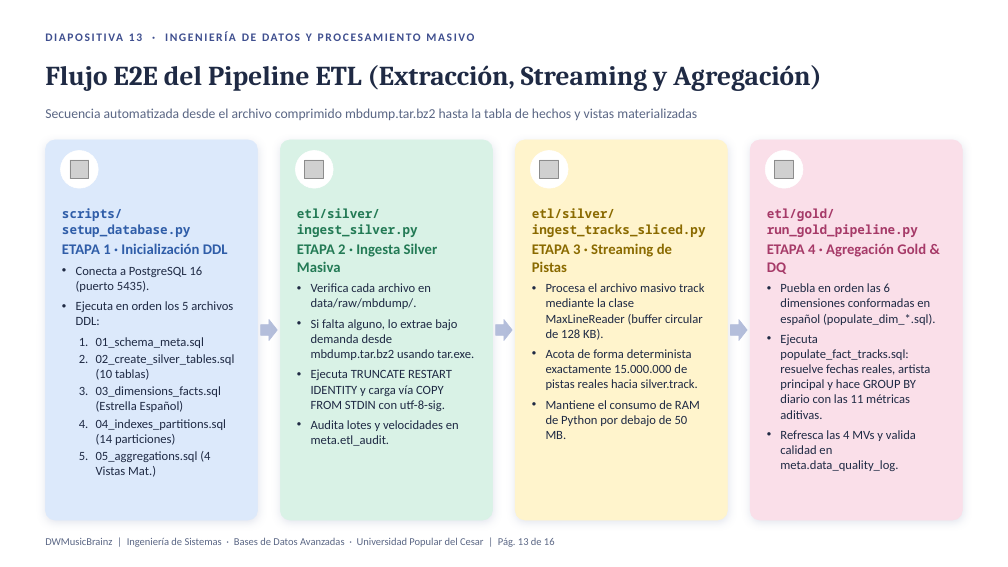
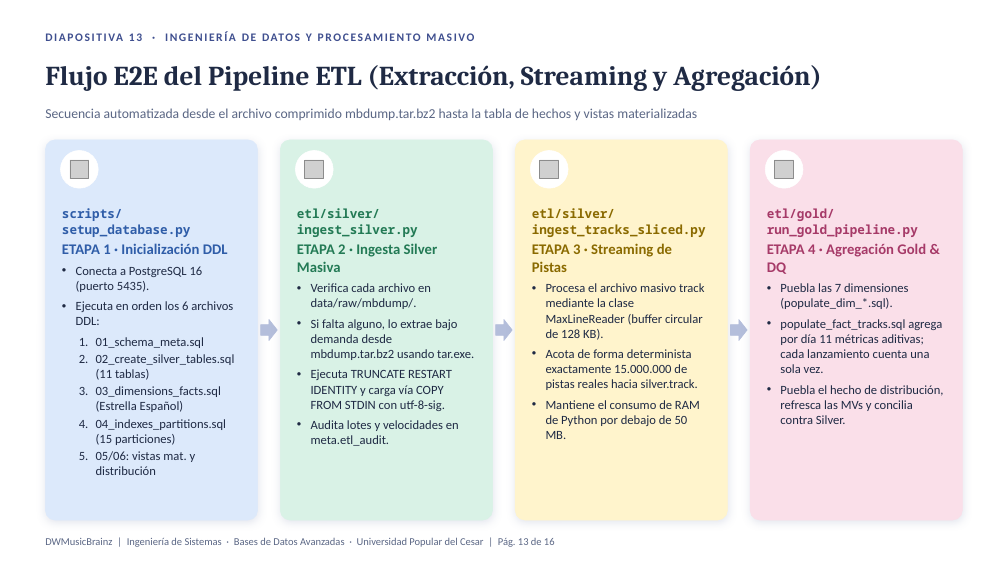
Before and after one commit to srusso1/DWH-MusicBrainz, a slide deck: slide 13 of docs/DWMusicBrainz_Sustentacion_v2.pptx. Drawn at 1008x567 pixels with LibreOffice and Linux fonts; fonts in the diff are those of the drawing; grey boxes stand for pictures; background and template pictures are left out. Boxes give left, top, right and bottom in pixels: in the first picture for what was removed or moved away, otherwise in the second. Text is boxed around its words. In the diff, an @@ line names an element or a change of style, - is before the commit and + after.

Commit message:
docs: actualizar documentos de sustentacion con cifras y hallazgos corregidos
- Volumetria real de silver y gold (98,6 M filas, 16 GB, hecho de 2.967.681 filas)
- 15 particiones, catalogo silver.language y nombres oficiales de idioma
- Regla de fecha sin imputar con el anio del artista y conteos aditivos
- Conclusion de RF05 basada en los coeficientes de Pearson reales
- Declarar python-pptx en requirements

```diff
--- a/docs/DWMusicBrainz_Sustentacion_v2.pptx
+++ b/docs/DWMusicBrainz_Sustentacion_v2.pptx
@@ text at <box>780,283,944,424</box>: text changed @@
-• Puebla en orden las 6 dimensiones conformadas en español (populate_dim_*.sql).
-• Ejecuta populate_fact_tracks.sql: resuelve fechas reales, artista principal y hace GROUP BY diario con las 11 métricas aditivas.
-• Refresca las 4 MVs y valida calidad en meta.data_quality_log.
+• Puebla las 7 dimensiones (populate_dim_*.sql).
+• populate_fact_tracks.sql agrega por día 11 métricas aditivas; cada lanzamiento cuenta una sola vez.
+• Puebla el hecho de distribución, refresca las MVs y concilia contra Silver.
@@ text at <box>76,301,233,325</box>: text changed @@
-• Ejecuta en orden los 5 archivos DDL:
+• Ejecuta en orden los 6 archivos DDL:
@@ text at <box>96,354,235,380</box>: text changed @@
-  2. 02_create_silver_tables.sql (10 tablas)
+  2. 02_create_silver_tables.sql (11 tablas)
@@ text at <box>96,419,226,475</box>: text changed @@
-  4. 04_indexes_partitions.sql (14 particiones)
-  5. 05_aggregations.sql (4 Vistas Mat.)
+  4. 04_indexes_partitions.sql (15 particiones)
+  5. 05/06: vistas mat. y distribución
```
Also in this commit, not shown: 11 other slides changed, 5 other files.
